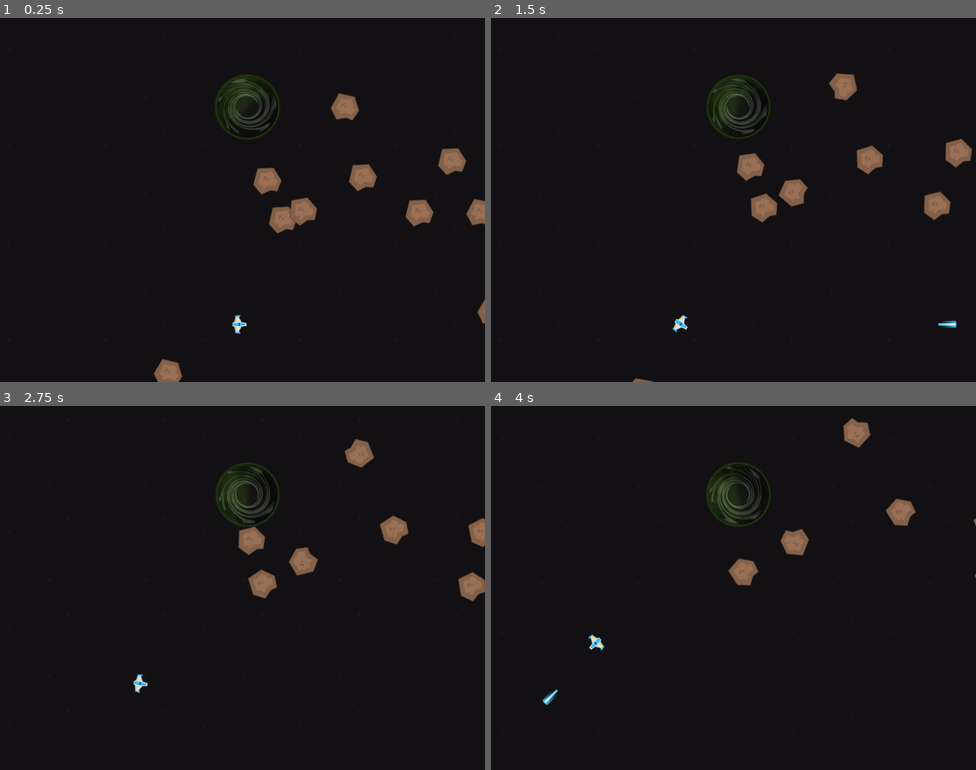
Above: before the commit, frames 1-4 (two rows, left to right).
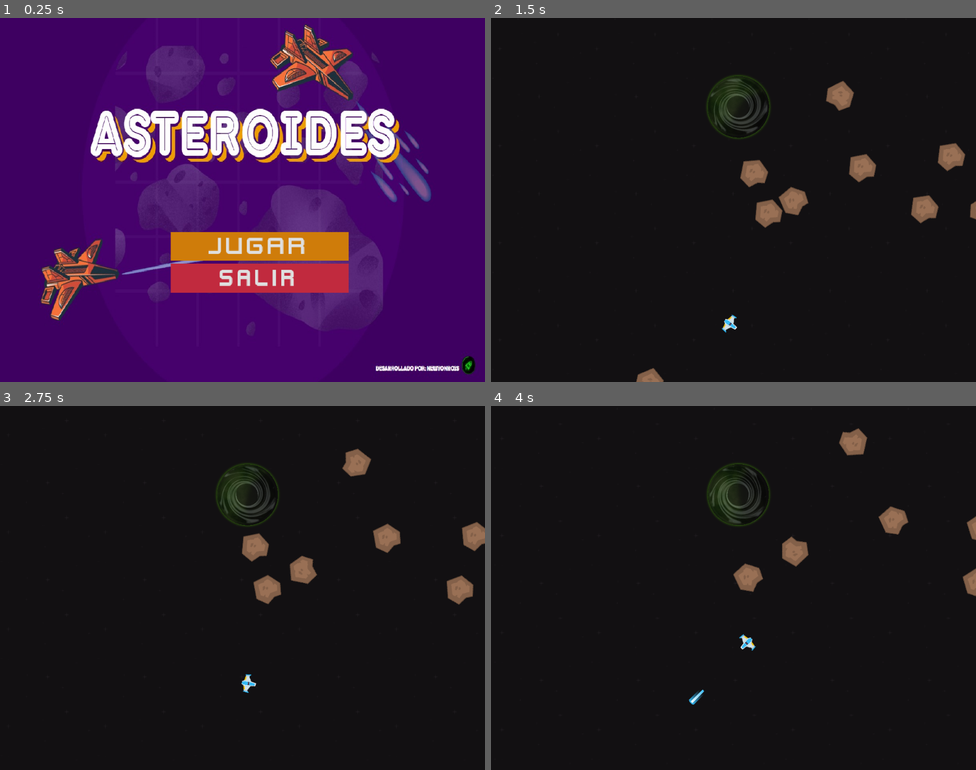
Above: after the commit, the same moments.

Repository: Francisco-Tovar/NewtonRoids
Game: Godot game, scene res://scenes/menu.tscn
Same seed, same stepped clock (60 frames per second), same inputs: the game is played once before the commit and once after it. Before the commit the project starts from res://scenes/game.tscn.
Inputs (mouse positions are in pixels of both pictures, inside the frame that each line leads up to):
- Up to frame 1 (0.25 s): no input
- Up to frame 2 (1.5 s): click (752, 247) at 0.5 s, where only the run after the commit has a clickable "Jugar"; hold Right (right) from 1.28 s (still down); hold Down (decelerate) from 1.28 s (still down)
- Up to frame 3 (2.75 s): release Right (right) at 2.03 s; release Down (decelerate) at 2.03 s; hold Left (left) from 2.03 s (still down); tap Space (shoot) at 2.1 s
- Up to frame 4 (4 s): release Left (left) at 2.78 s; hold Right (right) 2.78-3.53 s; hold Down (decelerate) 2.78-3.53 s; hold Up (accelerate) from 3.53 s (still down); tap Space (shoot) at 3.6 s

The runs differ from the first frame. In frame 1, 100% of the frame differs, in the area x 0-100%, y 0-100%; in frame 2, 2.7%; in frame 3, 2.3%; in frame 4, 1.9%.

Commit message:
main scene
added menu scene

Diff:
--- a/project.godot
+++ b/project.godot
@@ -11,13 +11,9 @@
 [application]
 
 config/name="NewtonRoids"
-run/main_scene="res://scenes/game.tscn"
+run/main_scene="uid://cqvfktq1lf3c1"
 config/features=PackedStringArray("4.4", "GL Compatibility")
 config/icon="res://icon.svg"
-
-[autoload]
-
-Musica="*res://scenes/musica.tscn"
 
 [display]
 
--- a/scenes/game.tscn
+++ b/scenes/game.tscn
@@ -7,6 +7,7 @@
 [ext_resource type="PackedScene" uid="uid://dxyx8bxfv1ggd" path="res://scenes/hoyo_negro.tscn" id="5_1fv1s"]
 [ext_resource type="PackedScene" uid="uid://cf2ra0h1e6hp0" path="res://scenes/asteroid.tscn" id="6_p57ef"]
 [ext_resource type="Script" uid="uid://d3tbpobp4c7dy" path="res://scripts/asteroid_spawner.gd" id="6_u5sy4"]
+[ext_resource type="PackedScene" uid="uid://w828ktoh2m3h" path="res://scenes/game_music.tscn" id="8_gee14"]
 
 [sub_resource type="ShaderMaterial" id="ShaderMaterial_0eskj"]
 shader = ExtResource("2_57tv2")
@@ -42,3 +43,5 @@
 [node name="AsteroidSpawner" type="Node2D" parent="."]
 script = ExtResource("6_u5sy4")
 asteroid_scene = ExtResource("6_p57ef")
+
+[node name="Musica" parent="." instance=ExtResource("8_gee14")]
--- /dev/null
+++ b/scenes/menu.tscn
@@ -0,0 +1,70 @@
+[gd_scene load_steps=8 format=3 uid="uid://cqvfktq1lf3c1"]
+
+[ext_resource type="Script" uid="uid://c2cqrdf2hygvr" path="res://scripts/menu.gd" id="1_vjb58"]
+[ext_resource type="Texture2D" uid="uid://c7ed15nrw1uay" path="res://assets/img/MainJuego.jpeg" id="1_yqeox"]
+[ext_resource type="PackedScene" uid="uid://ds75sko27uf2g" path="res://scenes/menu_music.tscn" id="3_con2f"]
+[ext_resource type="FontFile" uid="uid://mj2tustd6xvy" path="res://assets/Fonts/kenvector_future.ttf" id="3_mhnvy"]
+[ext_resource type="FontFile" uid="uid://bgyafi0xdl3ie" path="res://assets/Fonts/kenvector_future_thin.ttf" id="4_4ytvr"]
+
+[sub_resource type="StyleBoxFlat" id="StyleBoxFlat_vjb58"]
+bg_color = Color(0.811765, 0.486275, 0.0392157, 1)
+
+[sub_resource type="StyleBoxFlat" id="StyleBoxFlat_con2f"]
+bg_color = Color(0.758453, 0.164763, 0.242592, 1)
+
+[node name="Control" type="Control"]
+layout_mode = 3
+anchors_preset = 15
+anchor_right = 1.0
+anchor_bottom = 1.0
+grow_horizontal = 2
+grow_vertical = 2
+script = ExtResource("1_vjb58")
+
+[node name="ColorRect" type="ColorRect" parent="."]
+layout_mode = 0
+offset_right = 640.0
+offset_bottom = 480.0
+
+[node name="MainJuego" type="Sprite2D" parent="ColorRect"]
+position = Vector2(320.5, 241)
+scale = Vector2(0.528442, 0.70571)
+texture = ExtResource("1_yqeox")
+
+[node name="TextureRect" type="TextureRect" parent="."]
+layout_mode = 0
+offset_right = 641.0
+offset_bottom = 482.0
+
+[node name="VBoxContainer" type="VBoxContainer" parent="."]
+layout_mode = 1
+anchors_preset = 7
+anchor_left = 0.5
+anchor_top = 1.0
+anchor_right = 0.5
+anchor_bottom = 1.0
+offset_left = -95.0
+offset_top = -198.0
+offset_right = 140.0
+offset_bottom = -102.0
+grow_horizontal = 2
+grow_vertical = 0
+
+[node name="Jugar" type="Button" parent="VBoxContainer"]
+layout_mode = 2
+theme_override_fonts/font = ExtResource("3_mhnvy")
+theme_override_font_sizes/font_size = 33
+theme_override_styles/normal = SubResource("StyleBoxFlat_vjb58")
+text = "Jugar"
+
+[node name="Salir" type="Button" parent="VBoxContainer"]
+layout_mode = 2
+theme_override_fonts/font = ExtResource("4_4ytvr")
+theme_override_font_sizes/font_size = 33
+theme_override_styles/normal = SubResource("StyleBoxFlat_con2f")
+text = "Salir"
+
+[node name="MenuMusic" parent="." instance=ExtResource("3_con2f")]
+
+[connection signal="pressed" from="VBoxContainer/Jugar" to="." method="_on_jugar_pressed"]
+[connection signal="pressed" from="VBoxContainer/Salir" to="." method="_on_salir_pressed"]
--- /dev/null
+++ b/scenes/menu_music.tscn
@@ -0,0 +1,8 @@
+[gd_scene load_steps=2 format=3 uid="uid://ds75sko27uf2g"]
+
+[ext_resource type="AudioStream" uid="uid://cixf70syf0lwv" path="res://assets/BGM/Monotolic.mp3" id="1_ydaxe"]
+
+[node name="MenuMusic" type="AudioStreamPlayer2D"]
+stream = ExtResource("1_ydaxe")
+autoplay = true
+bus = &"Music"
--- a/scripts/game.gd
+++ b/scripts/game.gd
@@ -1,8 +1,12 @@
 extends Node2D
+@onready var musica: AudioStreamPlayer2D = $Musica
+
+func _ready() -> void:
+	musica.play()
 
 func _process(_delta):
 	#debug actions esc=quit f1=reset
 	if	Input.is_action_just_pressed("quit"):
-		get_tree().quit()
+		get_tree().change_scene_to_file("res://scenes/menu.tscn")
 	elif Input.is_action_just_pressed("reset"):
 		get_tree().reload_current_scene()
--- /dev/null
+++ b/scripts/menu.gd
@@ -0,0 +1,12 @@
+extends Control
+@onready var menu_music: AudioStreamPlayer2D = $MenuMusic
+
+func _ready() -> void:
+	menu_music.play()
+
+func _on_jugar_pressed() -> void:
+	get_tree().change_scene_to_file("res://scenes/game.tscn")
+
+
+func _on_salir_pressed() -> void:
+	get_tree().quit()
Not shown, changed: assets/BGM/Monotolic.mp3.import
Binary file added: assets/img/MainJuego.jpeg
Not shown, added: assets/img/MainJuego.jpeg.import
Not shown: 1 places in scenes/game.tscn that only renumber resources
Renamed: scenes/musica.tscn -> scenes/game_music.tscn
Not shown, added: scripts/menu.gd.uid
